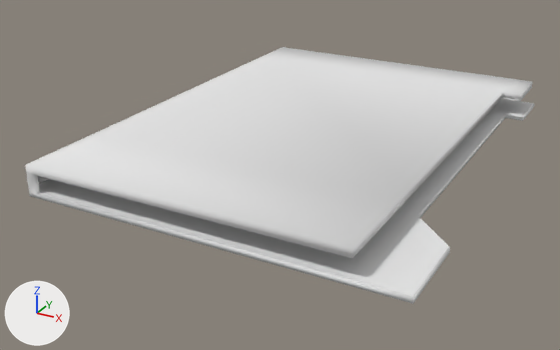
One commit to the Blender file working/subahu/File/File.blend: the scene before it, then after it.
Before and after are seen from a camera (50 mm lens) standing at (0.732, -1.466, 0.654) and looking at (-0.029, -0.082, -0.038). The axes (+X, +Y, +Z) are drawn at lower left. The lights are the same throughout.

Names of what the first picture shows: 'file', 'fileInside'.
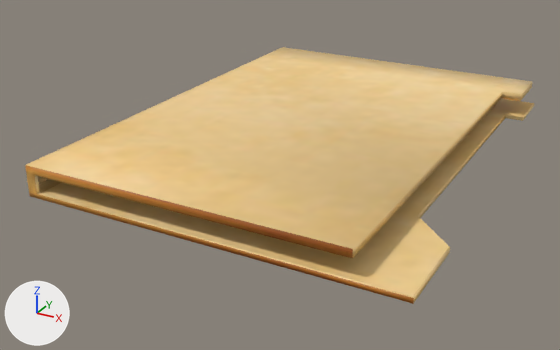
Location of each change, (x1, y1, x2, y2) in pixels of the pictures (560 x 350 px):
'file', recoloured (white to beige): (25, 47, 534, 304) in both
'fileInside', recoloured (grey to brown): (38, 98, 533, 296) in both

The change in detail:
Picture 'old-paper.jpg' (img_old_paper_jpg) is new.
Material 'old-paper.jpg' (mat_old_paper_jpg) is new.
Its texture is img_old_paper_jpg.
me_cube has 74 vertices, 72 faces and spans x -0.346..0.432, y -0.509..0.509, z -0.023..0.042.
me_cube no longer uses material mat_material (white #e7e7e7).
me_cube now uses material mat_old_paper_jpg (picture img_old_paper_jpg).
me_cube_001 has 27 vertices, 16 faces and spans x -0.9..1.2, y -1.0..1.0, z -11.9..22.6.
me_cube_001 no longer uses material mat_material (white #e7e7e7).
me_cube_001 now uses material mat_old_paper_jpg (picture img_old_paper_jpg).
